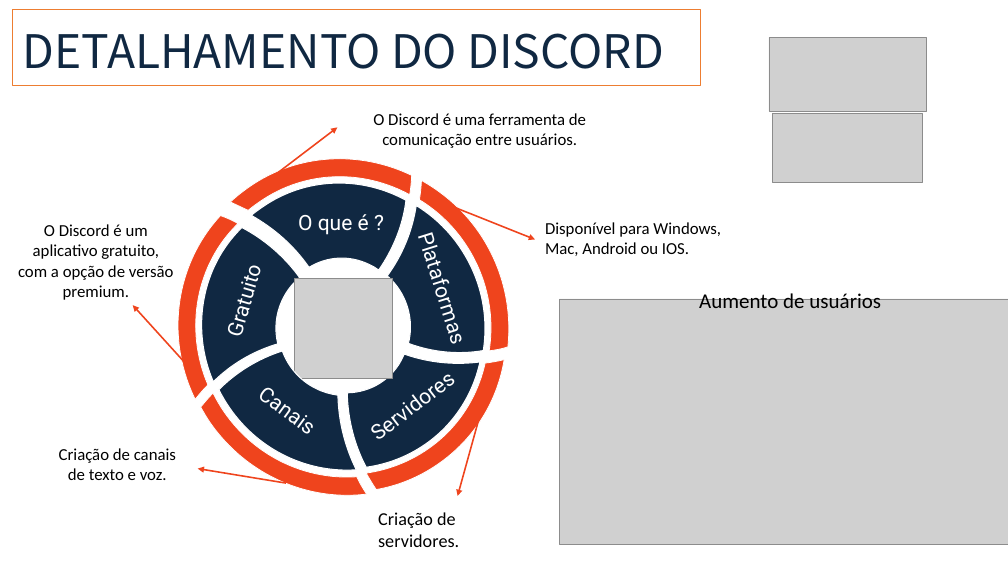
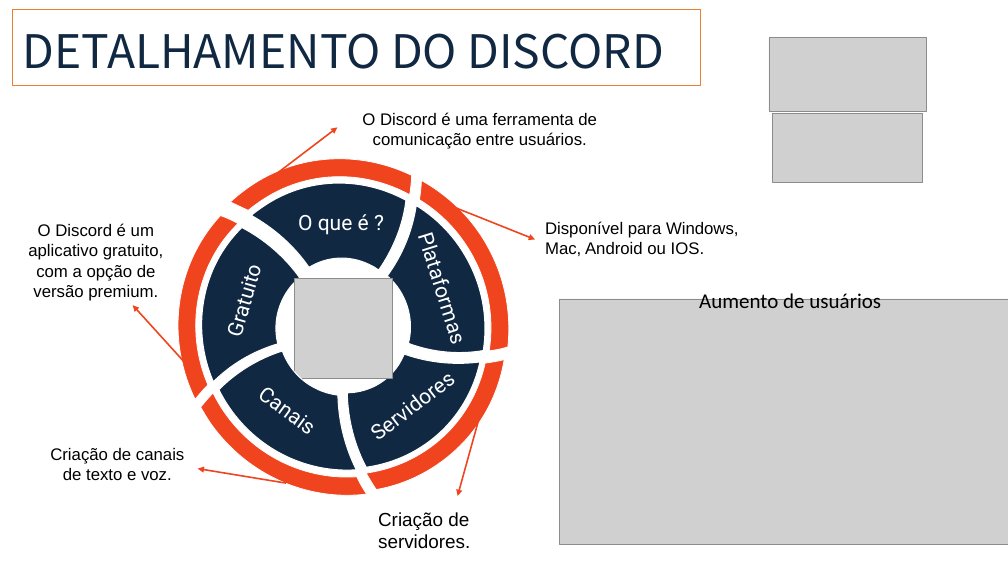
Before and after one commit to BandTec/grupo-05-adsa-20201, a slide deck: slide 10 of Supervisor 3.pptx (slide 7 before the commit). Drawn at 1008x567 pixels with LibreOffice and Linux fonts; fonts in the diff are those of the drawing; grey boxes stand for pictures. Boxes give left, top, right and bottom in pixels: in the first picture for what was removed or moved away, otherwise in the second. Text is boxed around its words. In the diff, an @@ line names an element or a change of style, - is before the commit and + after.

```diff
--- a/Supervisor 3.pptx
+++ b/Supervisor 3.pptx
@@ font Calibri to Arial in 4 elements at bbox=[545, 221, 739, 256], bbox=[50, 448, 184, 480], bbox=[28, 223, 158, 301], bbox=[362, 112, 597, 149] @@
@@ text "Criação de servidores." at bbox=[378, 512, 470, 549]: size 17.3 to 18 pt, font Calibri to Arial @@
```
Also in this commit, not shown: 14 other slides changed.
